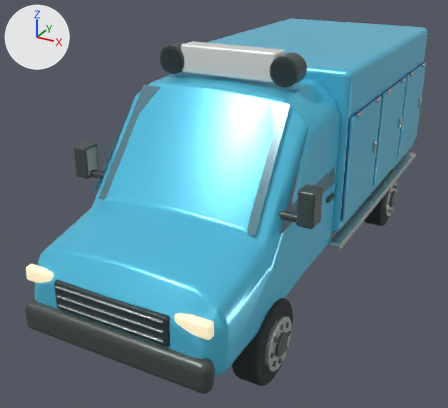
One commit to the glTF model vehicles/ice_cream_van.glb: the scene before it, then after it.
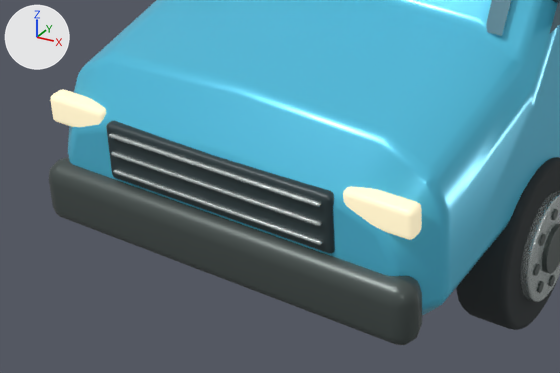
There are two pictures of each version: one whole from a 50 mm lens placed at (2.87, -6.28, 3.83), pointed at (-0.35, -0.42, 0.89), one close up on the part from 0% to 64% of the width and 53% to 100% of the height. The lights are fixed; the arrows at upper left show +X, +Y and +Z. The last two pictures show the newer version. Where no turn or scale is listed for an object, it has been applied to the vertices.

Script lines for the objects in view, before the commit:
```python
me_cube_002 = bpy.data.meshes.new('Cube.002')
me_cube_002.from_pydata(...)  # 96 vertices, 188 faces; spans x -0.95..0.95, y -0.09..0.09, z -0.15..0.15
me_cube_002.materials.append(mat_graphite_trim)  # dark grey #4d5755
me_cylinder_025 = bpy.data.meshes.new('Cylinder.025')
me_cylinder_025.from_pydata(...)  # 192 vertices, 380 faces; spans x -0.033..0.033, y -0.255..0.255, z -0.255..0.255
me_cylinder_025.materials.append(mat_brushed_equipment_metal)  # light grey #c4cdcb
me_pressed_steel_bonnet_and_cab_precision_surface = bpy.data.meshes.new('Pressed steel bonnet and cab precision surface')
me_pressed_steel_bonnet_and_cab_precision_surface.from_pydata(...)  # 368 vertices, 732 faces; spans x -1.0..1.0, y -2.98..-0.46, z 0.52..2.51
me_pressed_steel_bonnet_and_cab_precision_surface.materials.append(mat_glacier_blue_enamel)  # cyan #55c7e8
ob_front_bumper = bpy.data.objects.new('Front bumper', me_cube_002)
ob_front_bumper.location = (0.0, -2.97, 0.69)
ob_pressed_steel_bonnet_and_cab = bpy.data.objects.new('Pressed steel bonnet and cab', me_pressed_steel_bonnet_and_cab_precision_surface)
ob_pressed_steel_bonnet_and_cab.location = (0.0, 0.0, 0.0)
ob_wheel_hub_steel_002 = bpy.data.objects.new('Wheel hub steel.002', me_cylinder_025)
ob_wheel_hub_steel_002.location = (1.05, -1.96, 0.405)
# also in view: 'Center cap.002' at (1.09, -1.96, 0.41); 'Headlight lens' at (-0.77, -2.93, 1.09); 'Radiator' at (0.0, -2.95, 0.99); 'Däck.002' at (0.91, -1.96, 0.41); 'Grille louvre.002' at (0.0, -3.01, 1.09)
```
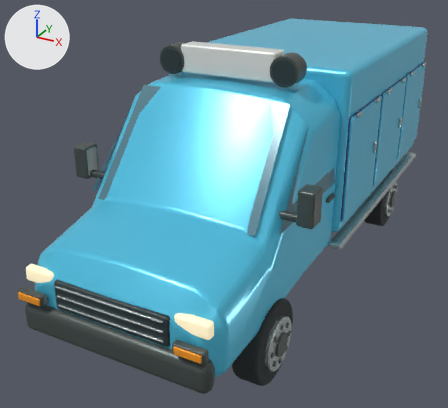
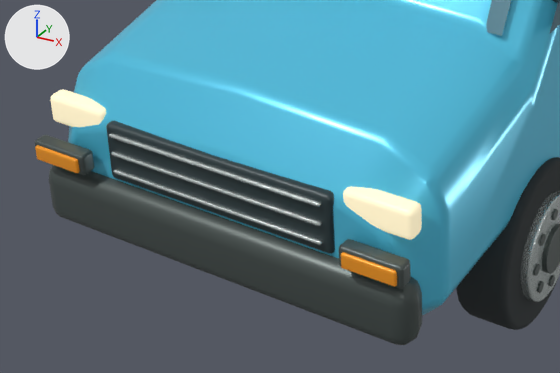
Edits to the bpy script that builds the scene:
```text
Add mat_amber_indicator_glass:
    mat_amber_indicator_glass = principled_material('Amber indicator glass')
    mat_amber_indicator_glass.base_color = (0.96, 0.34, 0.018)  # orange #fa9e24
    mat_amber_indicator_glass.metallic = 0.12
    mat_amber_indicator_glass.roughness = 0.26
Add me_cube_041_1:
    me_cube_041_1.from_pydata(...)  # 96 vertices, 188 faces; spans x -0.145..0.145, y -0.038..0.038, z -0.052..0.052
    me_cube_041_1.materials.append(mat_graphite_trim)  # dark grey #4d5755
Add me_cube_011_1:
    me_cube_011_1.from_pydata(...)  # 96 vertices, 188 faces; spans x -0.145..0.145, y -0.038..0.038, z -0.052..0.052
    me_cube_011_1.materials.append(mat_graphite_trim)  # dark grey #4d5755
Add me_cube_042_1:
    me_cube_042_1.from_pydata(...)  # 96 vertices, 188 faces; spans x -0.124..0.124, y -0.011..0.011, z -0.036..0.036
    me_cube_042_1.materials.append(mat_amber_indicator_glass)  # orange #fa9e24
Add ob_front_indicator_bezel_001:
    ob_front_indicator_bezel_001 = bpy.data.objects.new('Front indicator bezel.001', me_cube_041_1)
    ob_front_indicator_bezel_001.location = (0.8, -3.038, 0.928)
Add ob_front_indicator_bezel:
    ob_front_indicator_bezel = bpy.data.objects.new('Front indicator bezel', me_cube_011_1)
    ob_front_indicator_bezel.location = (-0.8, -3.038, 0.928)
Add ob_front_amber_indicator_001:
    ob_front_amber_indicator_001 = bpy.data.objects.new('Front amber indicator.001', me_cube_042_1)
    ob_front_amber_indicator_001.location = (0.8, -3.079, 0.928)
Add ob_front_amber_indicator:
    ob_front_amber_indicator = bpy.data.objects.new('Front amber indicator', me_cube_042_1.copy())
    ob_front_amber_indicator.location = (-0.8, -3.079, 0.928)
```

Where the change shows, as pixel boxes [x1, y1, x2, y2] in the close-ups (560 x 373 px):
'Front indicator bezel.001', added: after [339, 239, 411, 288]
'Front amber indicator.001', added (orange): after [341, 252, 397, 287]
'Front indicator bezel', added: after [35, 135, 94, 175]
'Front amber indicator', added (orange): after [35, 145, 80, 173]
